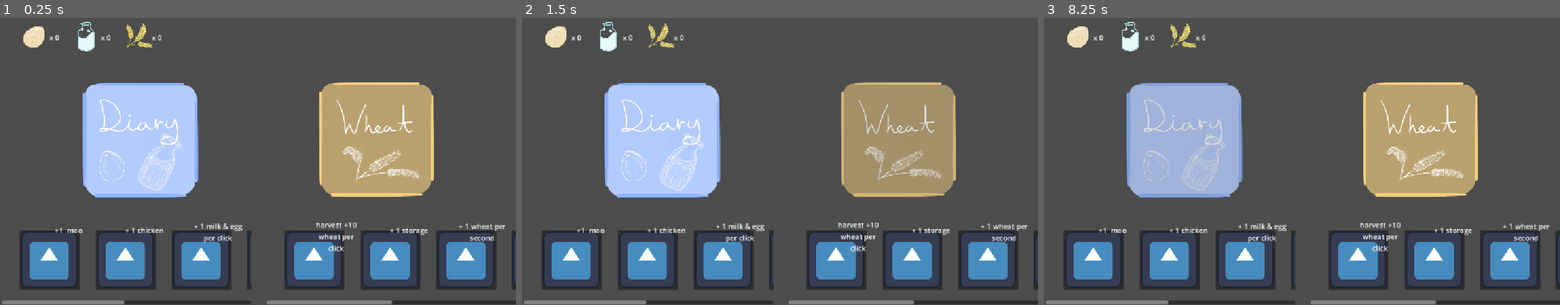
Above: before the commit, frames 1-3 (left to right).
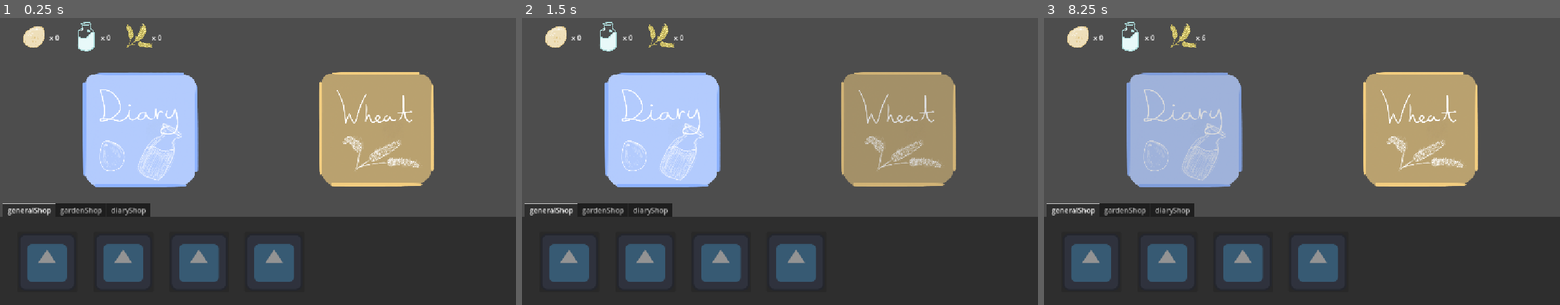
Above: after the commit, the same moments.

Repository: Pine-ber-EE/CakeeClicker
Game: Godot game, scene res://scenes/game.tscn
Same seed, same stepped clock (60 frames per second), same inputs: the game is played once before the commit and once after it. The engine's default icon, where the game draws it, is replaced by a stand-in: a white triangle on a blue panel in a dark square.
Inputs (mouse positions are in pixels of both pictures, inside the frame that each line leads up to):
- Up to frame 1 (0.25 s): no input
- Up to frame 2 (1.5 s): click (573, 259) at 0.52 s; tap Enter at 1.25 s; move the mouse to (893, 147) at 1.27 s; hold Right from 1.28 s (still down); tap Alt at 1.35 s; click (893, 147) at 1.42 s
- Up to frame 3 (8.25 s): tap Space at 2, 3.5, 5 s; move the mouse to (1198, 175) at 2.02 s; release Right at 2.03 s; hold Down 2.03-2.78 s; tap Shift every 1.5 s from 2.1 to 8.1 s; tap Enter at 2.75, 4.25 s; move the mouse to (1353, 95) at 2.77 s; hold Right 2.78-3.53 s; tap Alt every 1.5 s from 2.85 to 7.35 s; move the mouse to (1276, 218) at 3.52 s; hold Up 3.53-4.28 s; click (1276, 218) at 3.67 s; move the mouse to (1456, 204) at 4.27 s; hold Left 4.28-5.78 s; move the mouse to (1147, 115) at 5.02 s; move the mouse to (1327, 161) at 5.77 s; hold Down 5.78-6.53 s; click (1327, 161) at 5.92 s; move the mouse to (1224, 86) at 6.52 s; hold Right 6.53-7.28 s; move the mouse to (1415, 147) at 7.27 s; hold Up 7.28-8.03 s; move the mouse to (1198, 175) at 8.02 s; hold Right from 8.03 s (still down); click (1198, 175) at 8.17 s

The runs differ from the first frame. In frame 1, 32% of the frame differs, in the area x 0-100%, y 18-100%; in frame 2, 32%; in frame 3, 32%.

Commit message:
shop mechanics

Diff:
--- a/scenes/game.tscn
+++ b/scenes/game.tscn
@@ -28,7 +28,7 @@
 offset_bottom = 145.0
 
 [node name="Sprite2D" type="Sprite2D" parent="diaryButton" unique_id=1351731020]
-position = Vector2(9, 14)
+position = Vector2(9, -9.000008)
 scale = Vector2(0.6764706, 0.6764706)
 texture = ExtResource("3_iywne")
 
@@ -43,7 +43,7 @@
 offset_bottom = 79.999985
 
 [node name="Sprite2D" type="Sprite2D" parent="wheatButton" unique_id=846658404]
-position = Vector2(263.00003, -46)
+position = Vector2(263.00003, -69)
 scale = Vector2(0.6740196, 0.67401946)
 texture = ExtResource("3_lbhrr")
 
@@ -73,69 +73,87 @@
 scale = Vector2(0.16788116, 0.16788116)
 texture = ExtResource("9_kvpfn")
 
-[node name="diaryShop" type="ScrollContainer" parent="." unique_id=1250748488]
+[node name="TabContainer" type="TabContainer" parent="." unique_id=1223679844]
+offset_left = -577.0
+offset_top = 96.0
+offset_right = 586.0
+offset_bottom = 327.0
+current_tab = 0
+
+[node name="generalShop" type="ScrollContainer" parent="TabContainer" unique_id=189343035]
 custom_minimum_size = Vector2(200, 200)
-offset_left = -572.0
-offset_top = 122.0
-offset_right = -15.0
-offset_bottom = 322.0
-
-[node name="GridContainer" type="GridContainer" parent="diaryShop" unique_id=830094744]
+layout_mode = 2
+metadata/_tab_index = 0
+
+[node name="GridContainer" type="GridContainer" parent="TabContainer/generalShop" unique_id=32272304]
 custom_minimum_size = Vector2(1150, 200)
 custom_maximum_size = Vector2(1150, 200)
 layout_mode = 2
 
-[node name="+1cow" parent="diaryShop/GridContainer" unique_id=358231648 instance=ExtResource("10_vtaks")]
+[node name="autobake" parent="TabContainer/generalShop/GridContainer" unique_id=358231648 instance=ExtResource("10_vtaks")]
 position = Vector2(106, 101)
 
-[node name="Label" type="Label" parent="diaryShop/GridContainer/+1cow" unique_id=2055399510]
-offset_left = 12.0
-offset_top = -78.0
-offset_right = 93.0
-offset_bottom = -55.0
-text = "+1  moo"
-
-[node name="+1chicken" parent="diaryShop/GridContainer" unique_id=1765482172 instance=ExtResource("10_vtaks")]
+[node name="Label2" type="Label" parent="TabContainer/generalShop/GridContainer/autobake" unique_id=840147924]
+offset_left = -10.0
+offset_top = -87.0
+offset_right = 95.0
+offset_bottom = -38.0
+text = "automatically
+bakes cake"
+horizontal_alignment = 1
+
+[node name="fasterbake" parent="TabContainer/generalShop/GridContainer" unique_id=1454929889 instance=ExtResource("10_vtaks")]
 position = Vector2(276, 101)
 
-[node name="Label" type="Label" parent="diaryShop/GridContainer/+1chicken" unique_id=419237408]
+[node name="Label2" type="Label" parent="TabContainer/generalShop/GridContainer/fasterbake" unique_id=1274995499]
 offset_left = -1.0
-offset_top = -78.0
-offset_right = 85.0
-offset_bottom = -55.0
-text = "+ 1 chicken"
-
-[node name="vacinnes" parent="diaryShop/GridContainer" unique_id=1439765243 instance=ExtResource("10_vtaks")]
+offset_top = -86.0
+offset_right = 88.0
+offset_bottom = -37.0
+text = "+10 bakes
+per second"
+horizontal_alignment = 1
+
+[node name="autoclicker" parent="TabContainer/generalShop/GridContainer" unique_id=241053699 instance=ExtResource("10_vtaks")]
 position = Vector2(445, 101)
 
-[node name="Label" type="Label" parent="diaryShop/GridContainer/vacinnes" unique_id=2136938088]
+[node name="Label2" type="Label" parent="TabContainer/generalShop/GridContainer/autoclicker" unique_id=2038596949]
 offset_left = -16.0
-offset_top = -87.0
+offset_top = -94.0
 offset_right = 89.0
-offset_bottom = -38.0
-text = "+ 1 milk & egg
-per click"
-horizontal_alignment = 1
-
-[node name="autoBaker" parent="diaryShop/GridContainer" unique_id=623331163 instance=ExtResource("10_vtaks")]
+offset_bottom = -19.0
+text = "autoclicker
+(1 click per
+second)"
+horizontal_alignment = 1
+
+[node name="autoclicker++" parent="TabContainer/generalShop/GridContainer" unique_id=53138824 instance=ExtResource("10_vtaks")]
 position = Vector2(613, 101)
 
-[node name="gardenShop" type="ScrollContainer" parent="." unique_id=1319118312]
+[node name="Label2" type="Label" parent="TabContainer/generalShop/GridContainer/autoclicker++" unique_id=731306907]
+offset_left = -12.0
+offset_top = -89.0
+offset_right = 107.0
+offset_bottom = -40.0
+text = "customize
+stuff"
+horizontal_alignment = 1
+
+[node name="gardenShop" type="ScrollContainer" parent="TabContainer" unique_id=1319118312]
+visible = false
 custom_minimum_size = Vector2(200, 200)
-offset_left = 19.0
-offset_top = 122.0
-offset_right = 583.0
-offset_bottom = 322.0
-
-[node name="GridContainer" type="GridContainer" parent="gardenShop" unique_id=1543327999]
+layout_mode = 2
+metadata/_tab_index = 1
+
+[node name="GridContainer" type="GridContainer" parent="TabContainer/gardenShop" unique_id=1543327999]
 custom_minimum_size = Vector2(1150, 200)
 custom_maximum_size = Vector2(1150, 200)
 layout_mode = 2
 
-[node name="scythe" parent="gardenShop/GridContainer" unique_id=1521771028 instance=ExtResource("10_vtaks")]
+[node name="scythe" parent="TabContainer/gardenShop/GridContainer" unique_id=1521771028 instance=ExtResource("10_vtaks")]
 position = Vector2(106, 101)
 
-[node name="Label" type="Label" parent="gardenShop/GridContainer/scythe" unique_id=136915076]
+[node name="Label2" type="Label" parent="TabContainer/gardenShop/GridContainer/scythe" unique_id=136915076]
 offset_left = -3.0
 offset_top = -90.0
 offset_right = 102.0
@@ -145,20 +163,20 @@
 click"
 horizontal_alignment = 1
 
-[node name="moreland" parent="gardenShop/GridContainer" unique_id=2125710520 instance=ExtResource("10_vtaks")]
+[node name="moreland" parent="TabContainer/gardenShop/GridContainer" unique_id=2125710520 instance=ExtResource("10_vtaks")]
 position = Vector2(276, 101)
 
-[node name="Label" type="Label" parent="gardenShop/GridContainer/moreland" unique_id=1733956550]
+[node name="Label2" type="Label" parent="TabContainer/gardenShop/GridContainer/moreland" unique_id=1733956550]
 offset_left = -1.0
 offset_top = -78.0
 offset_right = 85.0
 offset_bottom = -55.0
 text = "+ 1 storage"
 
-[node name="gmo" parent="gardenShop/GridContainer" unique_id=2105323430 instance=ExtResource("10_vtaks")]
+[node name="gmo" parent="TabContainer/gardenShop/GridContainer" unique_id=2105323430 instance=ExtResource("10_vtaks")]
 position = Vector2(445, 101)
 
-[node name="Label" type="Label" parent="gardenShop/GridContainer/gmo" unique_id=1116448652]
+[node name="Label2" type="Label" parent="TabContainer/gardenShop/GridContainer/gmo" unique_id=1116448652]
 offset_left = -16.0
 offset_top = -87.0
 offset_right = 89.0
@@ -167,8 +185,62 @@
 second"
 horizontal_alignment = 1
 
-[node name="autoBaker" parent="gardenShop/GridContainer" unique_id=145564952 instance=ExtResource("10_vtaks")]
+[node name="bettersoil" parent="TabContainer/gardenShop/GridContainer" unique_id=145564952 instance=ExtResource("10_vtaks")]
 position = Vector2(613, 101)
+
+[node name="Label2" type="Label" parent="TabContainer/gardenShop/GridContainer/bettersoil" unique_id=491047777]
+offset_right = 40.0
+offset_bottom = 23.0
+
+[node name="diaryShop" type="ScrollContainer" parent="TabContainer" unique_id=1250748488]
+visible = false
+custom_minimum_size = Vector2(200, 200)
+layout_mode = 2
+metadata/_tab_index = 2
+
+[node name="GridContainer" type="GridContainer" parent="TabContainer/diaryShop" unique_id=830094744]
+custom_minimum_size = Vector2(1150, 200)
+custom_maximum_size = Vector2(1150, 200)
+layout_mode = 2
+
+[node name="+1cow" parent="TabContainer/diaryShop/GridContainer" unique_id=521139374 instance=ExtResource("10_vtaks")]
+position = Vector2(106, 101)
+
+[node name="Label2" type="Label" parent="TabContainer/diaryShop/GridContainer/+1cow" unique_id=2055399510]
+offset_left = 12.0
+offset_top = -78.0
+offset_right = 93.0
+offset_bottom = -55.0
+text = "+1  moo"
+
+[node name="+1chicken" parent="TabContainer/diaryShop/GridContainer" unique_id=1765482172 instance=ExtResource("10_vtaks")]
+position = Vector2(276, 101)
+
+[node name="Label2" type="Label" parent="TabContainer/diaryShop/GridContainer/+1chicken" unique_id=419237408]
+offset_left = -1.0
+offset_top = -78.0
+offset_right = 85.0
+offset_bottom = -55.0
+text = "+ 1 chicken"
+
+[node name="vacinnes" parent="TabContainer/diaryShop/GridContainer" unique_id=1439765243 instance=ExtResource("10_vtaks")]
+position = Vector2(445, 101)
+
+[node name="Label2" type="Label" parent="TabContainer/diaryShop/GridContainer/vacinnes" unique_id=2136938088]
+offset_left = -16.0
+offset_top = -87.0
+offset_right = 89.0
+offset_bottom = -38.0
+text = "+ 1 milk & egg
+per click"
+horizontal_alignment = 1
+
+[node name="feed" parent="TabContainer/diaryShop/GridContainer" unique_id=623331163 instance=ExtResource("10_vtaks")]
+position = Vector2(613, 101)
+
+[node name="Label2" type="Label" parent="TabContainer/diaryShop/GridContainer/feed" unique_id=1979035866]
+offset_right = 40.0
+offset_bottom = 23.0
 
 [connection signal="button_down" from="diaryButton/Button" to="diaryButton" method="_on_button_button_down"]
 [connection signal="button_up" from="diaryButton/Button" to="diaryButton" method="_on_button_button_up"]
--- a/scripts/game.gd
+++ b/scripts/game.gd
@@ -25,6 +25,11 @@
 	$diaryButton.Dclick.connect(diaryClicked)
 	$wheatButton.Wclick.connect(wheatClicked)
 
+	setShopD()
+	setShopW()
+	setShopG()
+
+
 
 # Called every frame. 'delta' is the elapsed time since the previous frame.
 func _process(delta: float) -> void:
@@ -37,6 +42,10 @@
 	$counters/eggCounter.amount = eggs
 	$counters/milkCounter.amount = milk
 	$counters/wheatCounter.amount = wheat
+
+	setShopD2()
+	setShopW2()
+	setShopG2()
 
 func diaryClicked():
 	milk = milk + (cow*mc)/1
@@ -57,6 +66,83 @@
 	print("eggs: "+ str(eggs)+ " milk: " + str(milk)+ " wheat: "+str(wheat))
 
 func buy(itemID):
+	print("hi")
+	print(itemID)
 	#itemID 1 is plus a chicken
 	if(itemID == 1):
 		chickens=chickens+1
+		print("bought!")
+
+func setShopD():
+	$"TabContainer/diaryShop/GridContainer/+1chicken".maxAmt=999
+	$"TabContainer/diaryShop/GridContainer/+1chicken".cost=10
+	$"TabContainer/diaryShop/GridContainer/+1chicken".buy.connect(buy.bind(1))
+
+	$"TabContainer/diaryShop/GridContainer/+1cow".maxAmt=999
+	$"TabContainer/diaryShop/GridContainer/+1cow".cost=15
+	$"TabContainer/diaryShop/GridContainer/+1cow".buy.connect(buy.bind(2))
+
+	$"TabContainer/diaryShop/GridContainer/vacinnes".maxAmt=3
+	$"TabContainer/diaryShop/GridContainer/vacinnes".cost=50
+	$"TabContainer/diaryShop/GridContainer/vacinnes".buy.connect(buy.bind(3))
+
+	$"TabContainer/diaryShop/GridContainer/feed".maxAmt=1
+	$"TabContainer/diaryShop/GridContainer/feed".maxAmt=100
+	$"TabContainer/diaryShop/GridContainer/feed".buy.connect(buy.bind(4))
+
+func setShopW():
+	$TabContainer/gardenShop/GridContainer/gmo.maxAmt=3
+	$TabContainer/gardenShop/GridContainer/gmo.cost=5
+	$TabContainer/gardenShop/GridContainer/gmo.buy.connect(buy.bind(5))
+
+	$TabContainer/gardenShop/GridContainer/scythe.maxAmt=1
+	$TabContainer/gardenShop/GridContainer/scythe.cost=10
+	$TabContainer/gardenShop/GridContainer/scythe.buy.connect(buy.bind(6))
+
+	$TabContainer/gardenShop/GridContainer/moreland.maxAmt=999
+	$TabContainer/gardenShop/GridContainer/moreland.cost=6
+	$TabContainer/gardenShop/GridContainer/moreland.buy.connect(buy.bind(7))
+
+	$TabContainer/gardenShop/GridContainer/bettersoil.maxAmt=999
+	$TabContainer/gardenShop/GridContainer/bettersoil.buy.connect(buy.bind(8))
+
+func setShopG():
+	$TabContainer/generalShop/GridContainer/autobake.maxAmt=1
+	$TabContainer/generalShop/GridContainer/autobake.buy.connect(buy.bind(9))
+
+	$TabContainer/generalShop/GridContainer/fasterbake.maxAmt=1
+	$TabContainer/generalShop/GridContainer/fasterbake.buy.connect(buy.bind(10))
+
+	$TabContainer/generalShop/GridContainer/autoclicker.maxAmt=10
+	$TabContainer/generalShop/GridContainer/autoclicker.buy.connect(buy.bind(11))
+
+	$"TabContainer/generalShop/GridContainer/autoclicker++".maxAmt=10
+	$"TabContainer/generalShop/GridContainer/autoclicker++".buy.connect(buy.bind(12))
+
+
+func setShopD2():
+	$"TabContainer/diaryShop/GridContainer/+1chicken".money=cake
+
+	$"TabContainer/diaryShop/GridContainer/+1cow".money=cake
+
+	$"TabContainer/diaryShop/GridContainer/vacinnes".money=cake
+
+	$"TabContainer/diaryShop/GridContainer/feed".money=wheat
+
+func setShopW2():
+	$TabContainer/gardenShop/GridContainer/gmo.money=cake
+
+	$TabContainer/gardenShop/GridContainer/scythe.money=cake
+
+	$TabContainer/gardenShop/GridContainer/moreland.money=cake
+
+	$TabContainer/gardenShop/GridContainer/bettersoil.money=cake
+
+func setShopG2():
+	$TabContainer/generalShop/GridContainer/autobake.money=cake
+
+	$TabContainer/generalShop/GridContainer/fasterbake.money=cake
+
+	$TabContainer/generalShop/GridContainer/autoclicker.money=cake
+
+	$"TabContainer/generalShop/GridContainer/autoclicker++".money=cake
--- a/scripts/shop.gd
+++ b/scripts/shop.gd
@@ -1,7 +1,7 @@
 extends Node2D
 signal buy
 var amt = 0
-var maxAmt = 99
+var maxAmt
 var avaliable = false
 var cost = 50
 var money = 0 #remember to make game.gd update this
@@ -21,9 +21,17 @@
 	else:
 		avaliable = true
 
+	if avaliable:
+		modulate.a=1
+		$Label2.show()
+	else:
+		modulate.a=0.5
+		$Label2.hide()
+
 
 func _on_button_pressed() -> void:
 	if avaliable:
 		buy.emit()
 	else:
+		print("no!")
 		pass #set brightness when i add that
